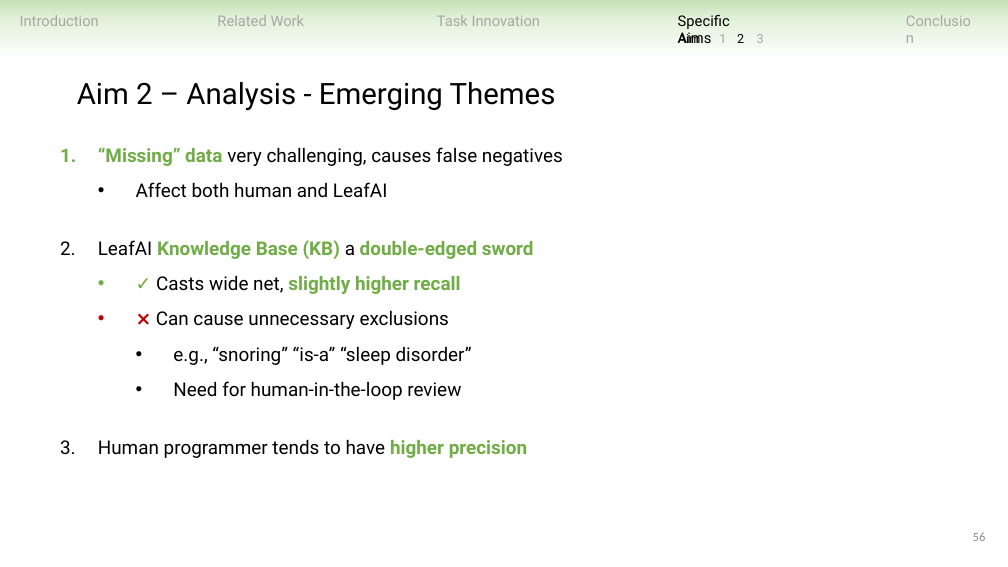
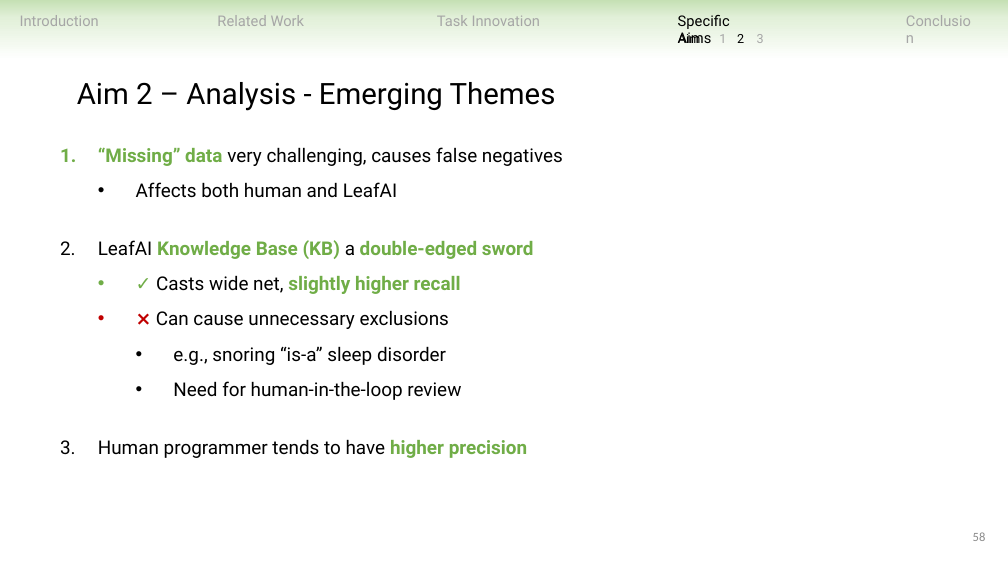
Before and after one commit to ndobb/dissertation, a slide deck: slide 58 of 4_general_exam/presentation/nic_dobbins_general_exam.pptx (slide 56 before the commit). Drawn at 1008x567 pixels with LibreOffice and Linux fonts; fonts in the diff are those of the drawing. Boxes give left, top, right and bottom in pixels: in the first picture for what was removed or moved away, otherwise in the second. Text is boxed around its words. In the diff, an @@ line names an element or a change of style, - is before the commit and + after.

```diff
--- a/4_general_exam/presentation/nic_dobbins_general_exam.pptx
+++ b/4_general_exam/presentation/nic_dobbins_general_exam.pptx
@@ text at [136,182,397,198]: text changed @@
-  • Affect both human and LeafAI
+  • Affects both human and LeafAI
@@ text at [173,346,446,365]: text changed @@
-    • e.g., “snoring” “is-a” “sleep disorder”
+    • e.g., snoring “is-a” sleep disorder
```
Also in this commit, not shown: 17 other slides changed, 3 slides added, 2 slides removed.
